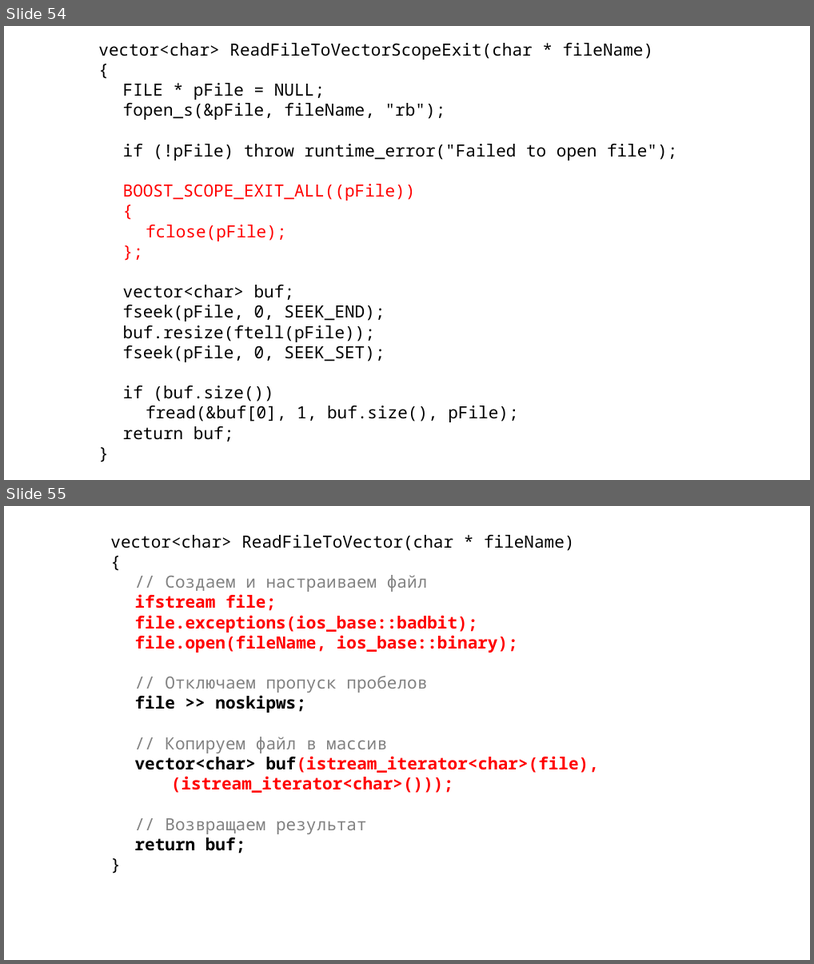
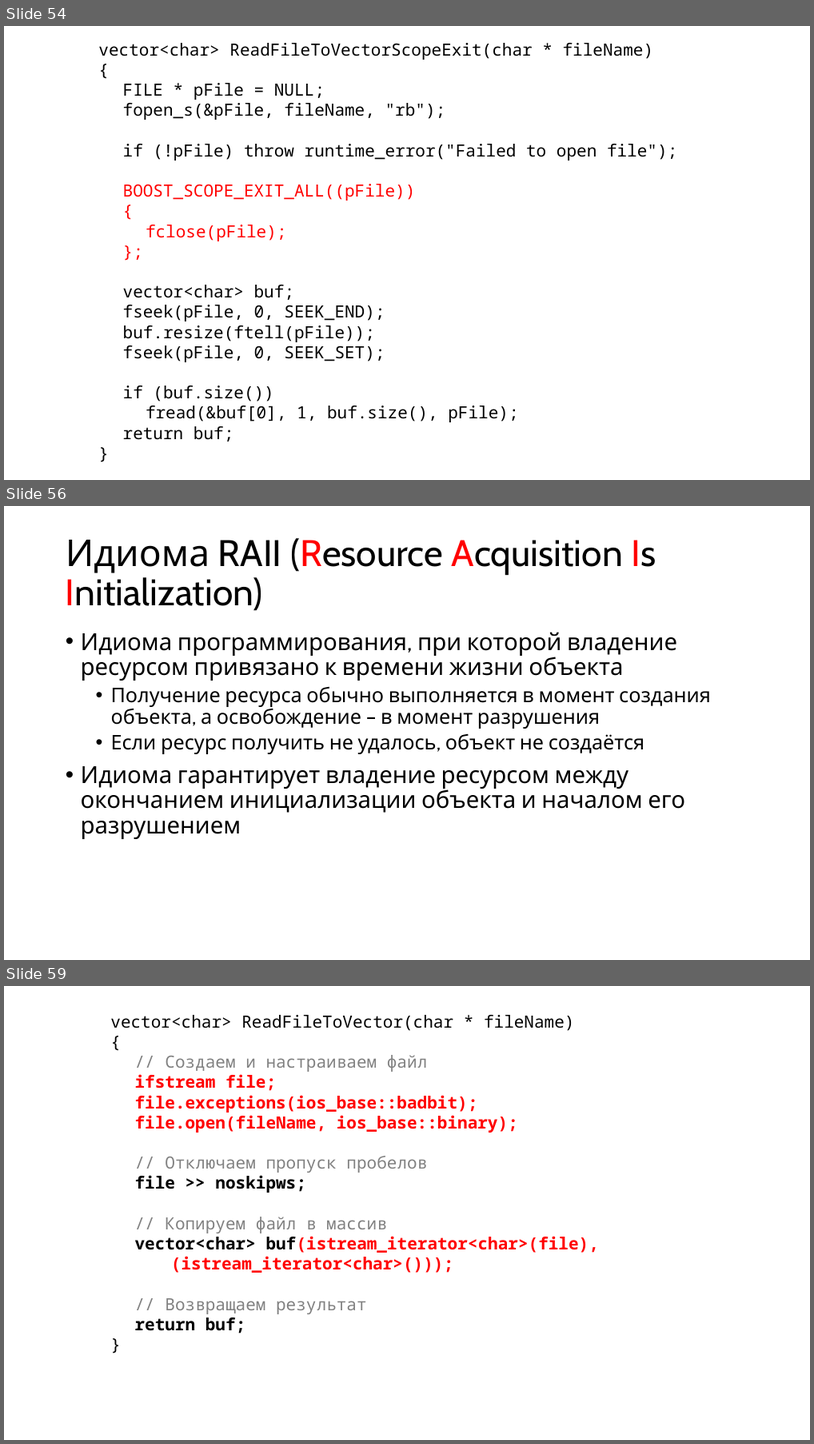
Before and after one commit to alexey-malov/oop, a slide deck: lectures/05/Обработка ошибок и исключительных ситуаций.pptx. Shown one above the other, each under a label of ours: slides 54 and 55 before the commit, slides 54, 56 and 59 after it; the slides between them are not shown. The pictures are 814x964 and 814x1444 pixels, drawn with LibreOffice and Linux fonts; fonts in the diff are those of the drawing. Boxes give left, top, right and bottom in pixels: in the first picture for what was removed or moved away, otherwise in the second. Text is boxed around its words. In the diff, an @@ line names an element or a change of style, - is before the commit and + after.

```diff
--- a/lectures/05/Обработка ошибок и исключительных ситуаций.pptx
+++ b/lectures/05/Обработка ошибок и исключительных ситуаций.pptx
@@ slide 56 added at (4, 506, 810, 960), background #FFFFFF @@
@@ title added at (66, 538, 657, 611), 44 pt, text #000000 @@
+Идиома RAII (Resource Acquisition Is Initialization)
@@ text added at (81, 632, 711, 839), 28 pt, text #000000 @@
+• Идиома программирования, при которой владение ресурсом привязано к времени жизни объекта
+  • Получение ресурса обычно выполняется в момент создания объекта, а освобождение – в момент разрушения
+  • Если ресурс получить не удалось, объект не создаётся
+• Идиома гарантирует владение ресурсом между окончанием инициализации объекта и началом его разрушением
@@ what was slide 55 is now slide 59 @@
```
Also in this commit, not shown: 5 slides changed, 3 other slides added, 4 other files.
